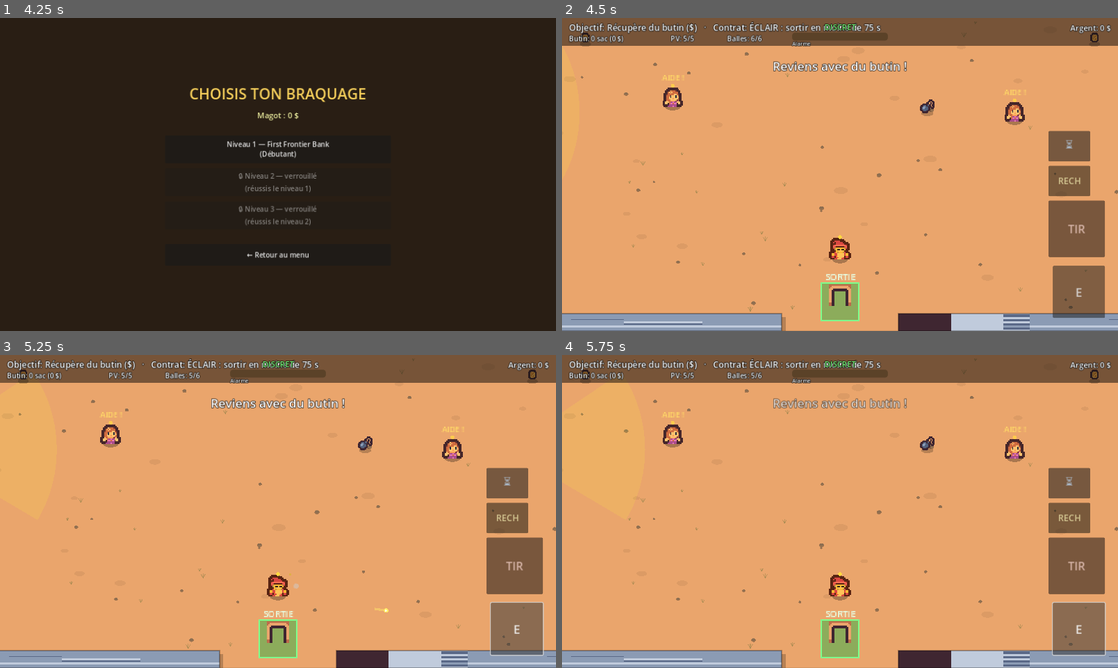
Above: before the commit, frames 1-4 (two rows, left to right).
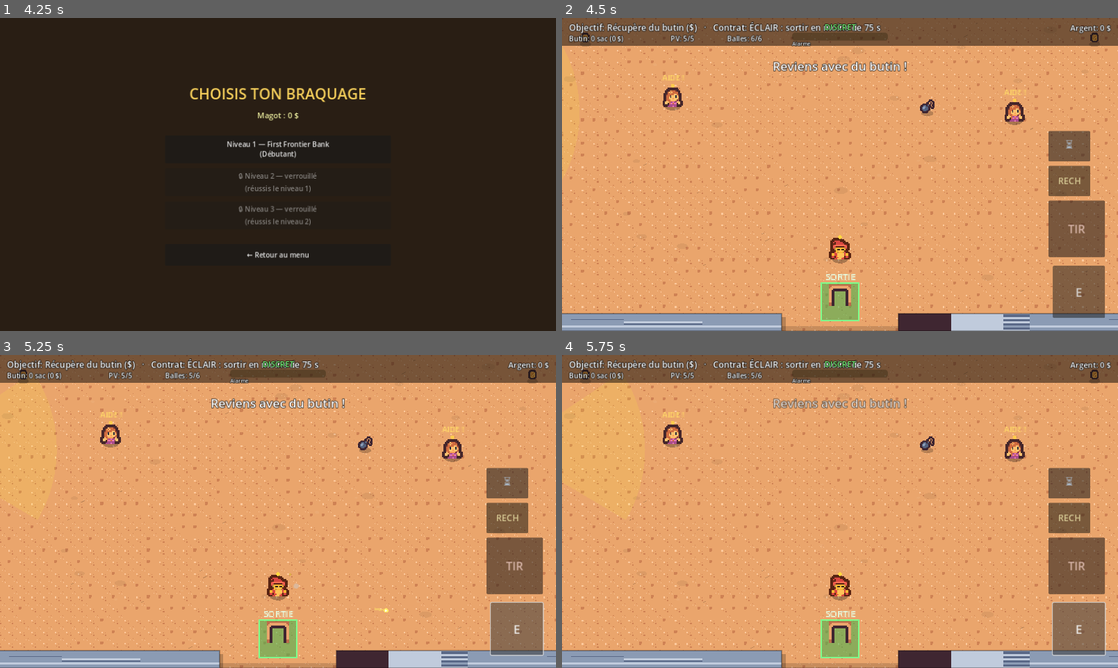
Above: after the commit, the same moments.

Repository: sebadiaz/Cowboys
Game: Godot game, scene res://scenes/Boot.tscn
Same seed, same stepped clock (60 frames per second), same inputs: the game is played once before the commit and once after it.
Inputs (mouse positions are in pixels of both pictures, inside the frame that each line leads up to):
- Up to frame 1 (4.25 s): tap Enter at 0.5 s; move the mouse to (400, 158) at 0.52 s; hold D (move_right) 0.53-1.25 s; hold Space (fire) 0.53-1.25 s; click (400, 158) at 0.67 s; click "🗺 JOUER — CARTE DU MONDE" at 1.25 s; click (66, 218) at 2.02 s; click "← Carte" at 2.75 s; click "⚡ Niveau rapide" at 3.5 s
- Up to frame 2 (4.5 s): click "Niveau 1 — First Frontier Ban…" at 4.25 s
- Up to frame 3 (5.25 s): click "E" at 5 s
- Up to frame 4 (5.75 s): no input

Frame 1 is identical in both runs. In frame 2, 4.8% of the frame differs, in the area x 0-100%, y 1-100%; in frame 3, 4.7%; in frame 4, 4.8%.

Commit message:
Sol texturé cuit en une passe: dalle de pierre claire en intérieur de banque, sable en extérieur
- _bake_floor compose le sol en UNE texture au setup (tuiles variées mélangées
  depuis une graine stable), dessinée en un seul draw -> zéro coût par frame, web-OK.
- Intérieur (banque) = dalles de pierre Tiny Dungeon (grain + rares dalles cloutées),
  vignette de bords + reflets/fissures. Extérieur (diligence) = sable Tiny Town + scrub.
- Garde-fou: sol trop grand -> repli sur la tuile répétée.

Diff:
--- a/scripts/top_down_renderer.gd
+++ b/scripts/top_down_renderer.gd
@@ -34,6 +34,10 @@
 const T_DOOR := 74        # porte (sortie)
 const T_BOMB := 105       # dynamite
 const T_CHAR := 104       # personnage
+# Sols. Intérieur banque = dalle de pierre claire (sheet Tiny Dungeon, tuiles
+# sans bord, donc tilables). Extérieur = sable (sheet Tiny Town).
+const FD_STONE := [49, 49, 49, 49, 53]   # pierre claire + rares dalles cloutées (dungeon)
+const F_SAND := [25, 25, 25, 40]         # sable propre + rares touffes (town)
 
 # Données fournies par mission_manager (mêmes noms que l'ancien renderer).
 var floor_rect: Rect2
@@ -58,6 +62,8 @@
 var _sheet: Texture2D
 var _chars: Texture2D
 var _floor_atlas: AtlasTexture
+var _floor_baked: ImageTexture
+var _interior := false
 var _wall_atlas: AtlasTexture
 var _wood_atlas: AtlasTexture
 var _corpses: Array[Dictionary] = []
@@ -77,6 +83,8 @@
 	_floor_atlas = _atlas(T_SAND if biome != "plains" else T_GRASS)
 	_wall_atlas = _atlas(T_WALL)
 	_wood_atlas = _atlas(T_WOOD)
+	_interior = not coach_mode and biome != "plains"
+	_bake_floor()
 	_build_detail()
 	_apply_zoom()
 	_cam = _camera_target()
@@ -140,6 +148,33 @@
 	if e["spd"] > 6.0:
 		e["phase"] += delta * 9.0
 	_anim[id] = e
+
+
+## Cuit le sol en UNE texture (tuiles variées) — banque = pierre, extérieur = sable.
+## Fait une fois au setup : zéro coût par frame (web-friendly).
+func _bake_floor() -> void:
+	# Intérieur -> tuiles du sheet Tiny Dungeon ; extérieur -> Tiny Town.
+	var src: Image = load(CHARS_PATH if _interior else SHEET_PATH).get_image()
+	if src == null:
+		return
+	if src.is_compressed():
+		src.decompress()
+	var w := int(ceil(floor_rect.size.x))
+	var h := int(ceil(floor_rect.size.y))
+	if w <= 0 or h <= 0 or w * h > 6_000_000:
+		return   # garde-fou : sol énorme -> on retombe sur la tuile répétée
+	var img := Image.create(w, h, false, Image.FORMAT_RGBA8)
+	var rng := RandomNumberGenerator.new()
+	rng.seed = hash(Vector2i(w, h))
+	var set: Array = FD_STONE if _interior else F_SAND
+	var cn := int(ceil(w / float(TILE)))
+	var rn := int(ceil(h / float(TILE)))
+	for ty in range(rn):
+		for tx in range(cn):
+			var idx: int = set[rng.randi() % set.size()]
+			var sr := Rect2i((idx % COLS) * TILE, (idx / COLS) * TILE, TILE, TILE)
+			img.blit_rect(src, sr, Vector2i(tx * TILE, ty * TILE))
+	_floor_baked = ImageTexture.create_from_image(img)
 
 
 ## Éclats de sol déterministes (cailloux, touffes) pour casser le côté plat.
@@ -254,21 +289,35 @@
 # --- Sol & murs ---
 
 func _draw_floor() -> void:
-	draw_texture_rect(_floor_atlas, floor_rect, true)
-	# Éclats déterministes : taches d'ombre, cailloux, touffes sèches.
+	if _floor_baked != null:
+		draw_texture(_floor_baked, floor_rect.position)
+	else:
+		draw_texture_rect(_floor_atlas, floor_rect, true)
+	# Éclats déterministes : usure, taches, cailloux/touffes (selon intérieur/extérieur).
 	for d in _detail:
 		var p: Vector2 = d["p"]
 		var r: float = d["r"]
 		match int(d["k"]):
 			0: draw_colored_polygon(_ellipse(p, r * 1.4, r * 0.7), Color(0, 0, 0, 0.06))
 			1:
-				draw_colored_polygon(_ellipse(p, r * 0.55, r * 0.4), Color(0.32, 0.26, 0.2, 0.5))
-				draw_colored_polygon(_ellipse(p + Vector2(0, -1), r * 0.4, r * 0.3), Color(0.5, 0.42, 0.32, 0.6))
+				if _interior:
+					# Éclat clair (reflet/usure du marbre).
+					draw_colored_polygon(_ellipse(p, r * 0.5, r * 0.3), Color(1, 1, 1, 0.05))
+				else:
+					draw_colored_polygon(_ellipse(p, r * 0.55, r * 0.4), Color(0.32, 0.26, 0.2, 0.5))
+					draw_colored_polygon(_ellipse(p + Vector2(0, -1), r * 0.4, r * 0.3), Color(0.5, 0.42, 0.32, 0.6))
 			2:
-				for k in range(3):
-					var a := -PI * 0.5 + (k - 1) * 0.5
-					draw_line(p, p + Vector2.RIGHT.rotated(a) * r, Color(0.55, 0.5, 0.28, 0.45), 1.0)
-	draw_rect(floor_rect, Color(0, 0, 0, 0.10), false, 2.0)
+				if _interior:
+					# Fissure sombre dans la pierre.
+					draw_line(p, p + Vector2(r * 0.8, -r * 0.4), Color(0, 0, 0, 0.18), 1.0)
+				else:
+					for k in range(3):
+						var a := -PI * 0.5 + (k - 1) * 0.5
+						draw_line(p, p + Vector2.RIGHT.rotated(a) * r, Color(0.55, 0.5, 0.28, 0.45), 1.0)
+	# Vignette d'intérieur : bords assombris pour l'ambiance.
+	if _interior:
+		draw_rect(floor_rect, Color(0.15, 0.1, 0.08, 0.18), false, 14.0)
+	draw_rect(floor_rect, Color(0, 0, 0, 0.18), false, 2.0)
 
 
 func _draw_walls() -> void:
